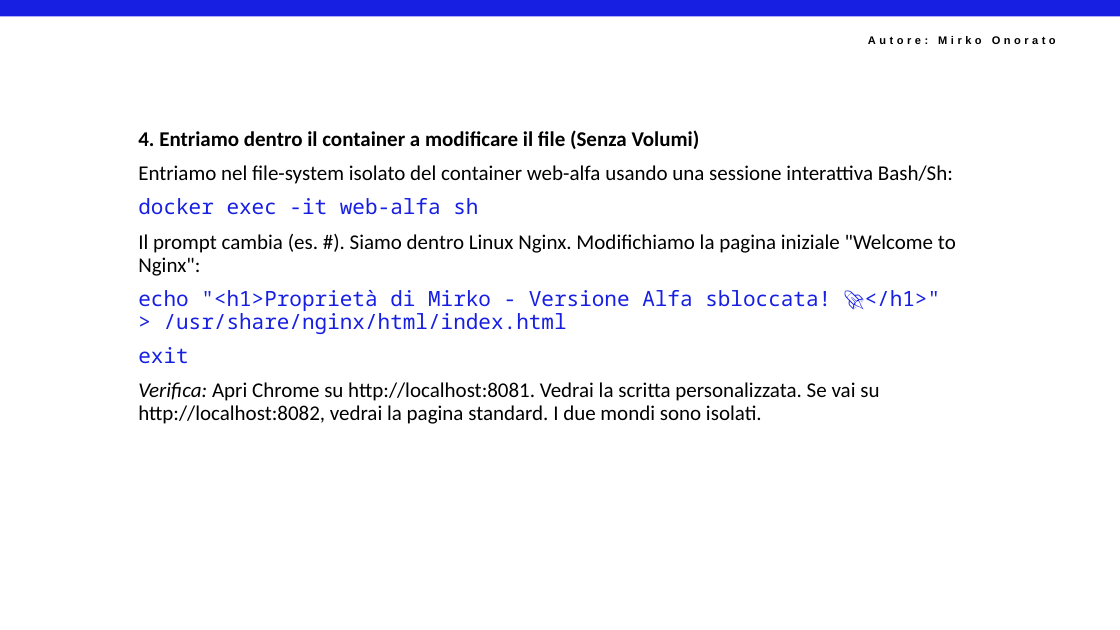
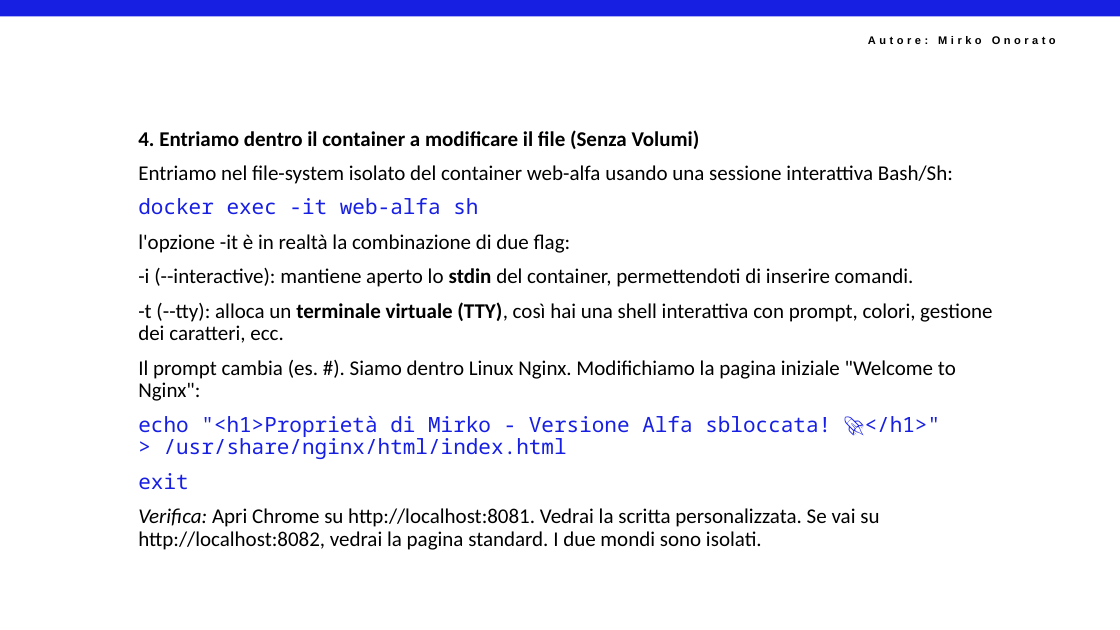
Before and after one commit to mirkoSkF/Docker-Labs, a slide deck: slide 5 of Raccolta esercizi - Docker Atomo.pptx. Drawn at 1120x630 pixels with LibreOffice and Linux fonts; fonts in the diff are those of the drawing; background and template pictures are left out. Boxes give left, top, right and bottom in pixels: in the first picture for what was removed or moved away, otherwise in the second. Text is boxed around its words. In the diff, an @@ line names an element or a change of style, - is before the commit and + after.

```diff
--- a/Raccolta esercizi - Docker Atomo.pptx
+++ b/Raccolta esercizi - Docker Atomo.pptx
@@ text at bbox=[138, 234, 992, 343]: paragraphs added @@
+l'opzione -it è in realtà la combinazione di due flag:
+-i (--interactive): mantiene aperto lo stdin del container, permettendoti di inserire comandi.
+-t (--tty): alloca un terminale virtuale (TTY), così hai una shell interattiva con prompt, colori, gestione dei caratteri, ecc.
```
Also in this commit, not shown: 1 other slide changed, 13 slides added.
